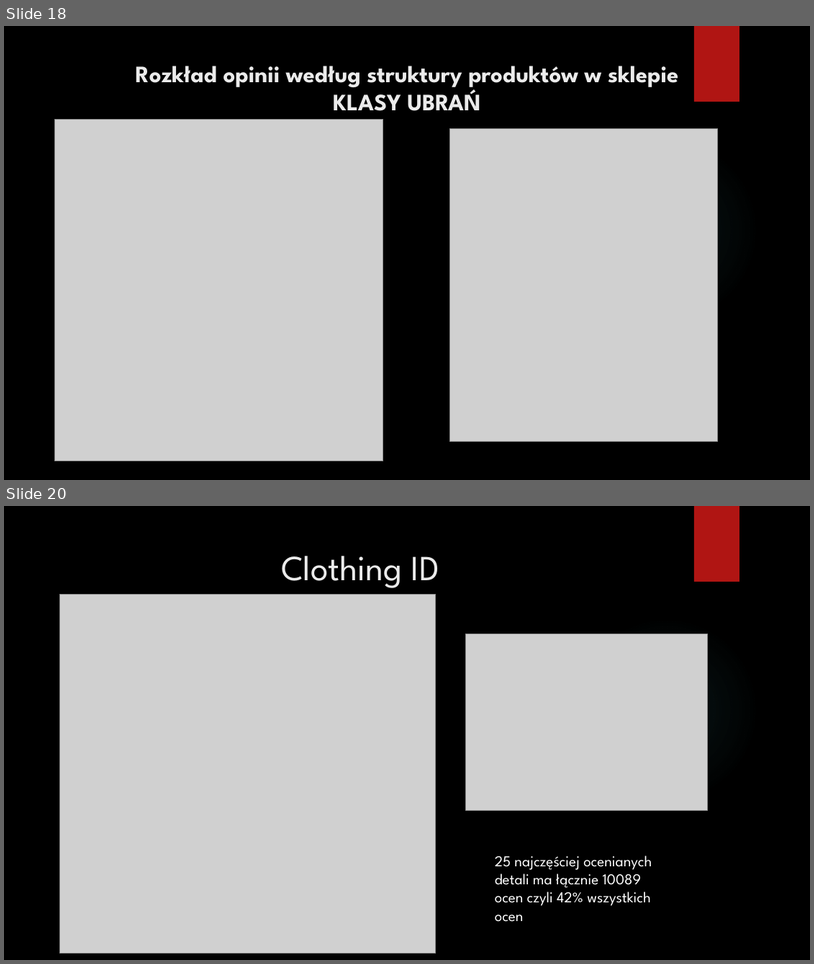
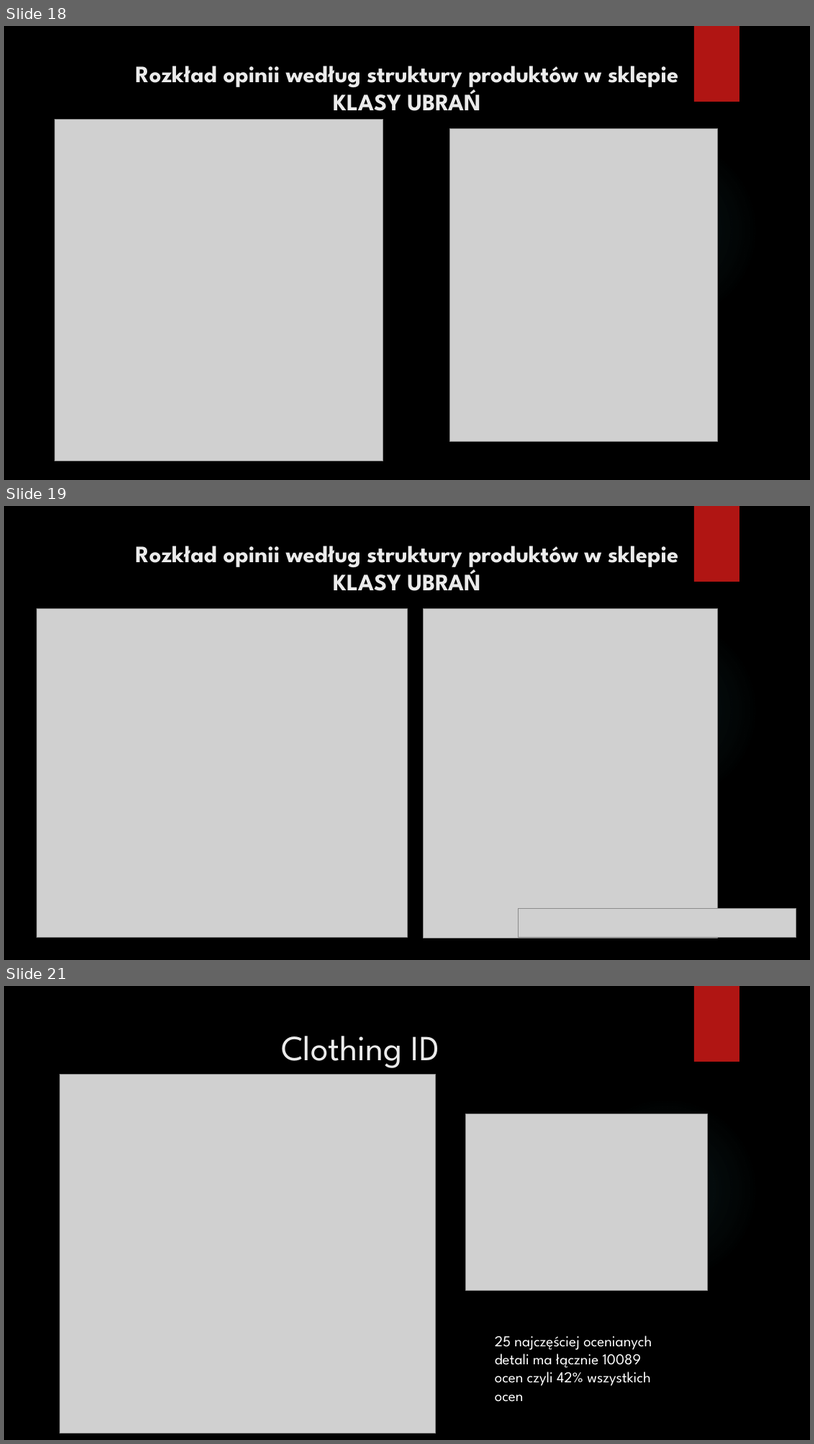
Before and after one commit to infoshareacademy/jdsz3-TeamA, a slide deck: ProjektPython/Prezentacja/prezentacja.pptx. Shown one above the other, each under a label of ours: slides 18 and 20 before the commit, slides 18, 19 and 21 after it; the slides between them are not shown. The pictures are 814x964 and 814x1444 pixels, drawn with LibreOffice and Linux fonts; fonts in the diff are those of the drawing; grey boxes stand for pictures; background and template pictures are left out. Boxes give left, top, right and bottom in pixels: in the first picture for what was removed or moved away, otherwise in the second. Text is boxed around its words. In the diff, an @@ line names an element or a change of style, - is before the commit and + after.

```diff
--- a/ProjektPython/Prezentacja/prezentacja.pptx
+++ b/ProjektPython/Prezentacja/prezentacja.pptx
@@ slide 19 added at (4, 506, 810, 960), background picture (left out); not listed: 2 template elements that a slide beside it also shows @@
@@ title added at (136, 546, 679, 591), 28 pt, text #EBEBEB, bold @@
+Rozkład opinii według struktury produktów w sklepie
+KLASY UBRAŃ
@@ picture added at (36, 609, 407, 937) @@
@@ picture added at (423, 609, 718, 937) @@
@@ picture added at (519, 908, 797, 937) @@
@@ what was slide 20 is now slide 21 @@
```
Also in this commit, not shown: 5 slides changed, 1 other file.
